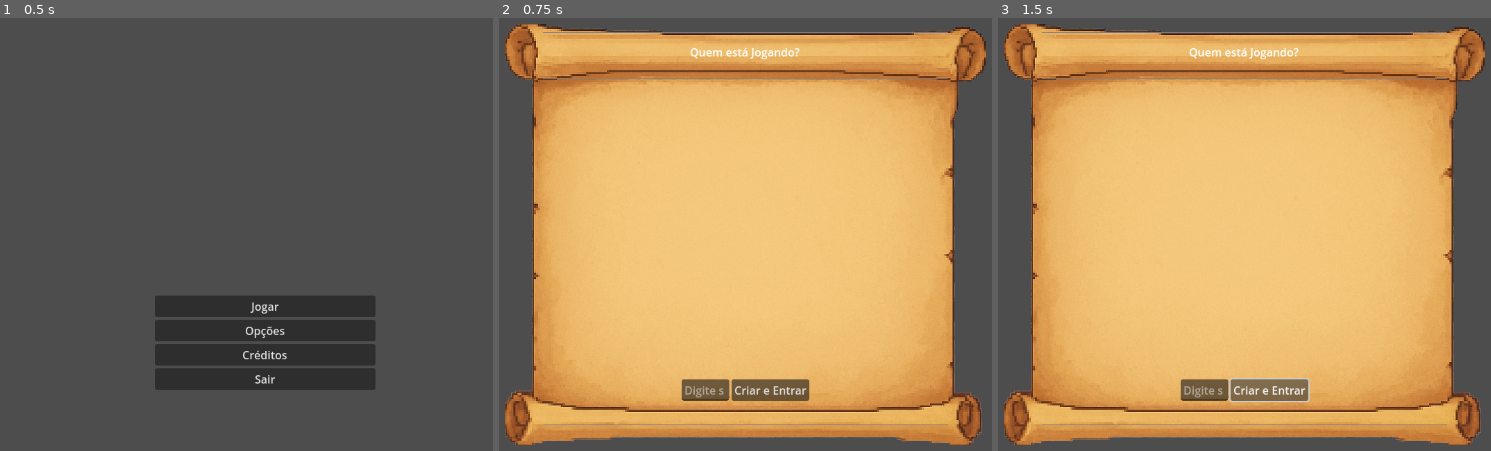
Above: before the commit, frames 1-3 (left to right).
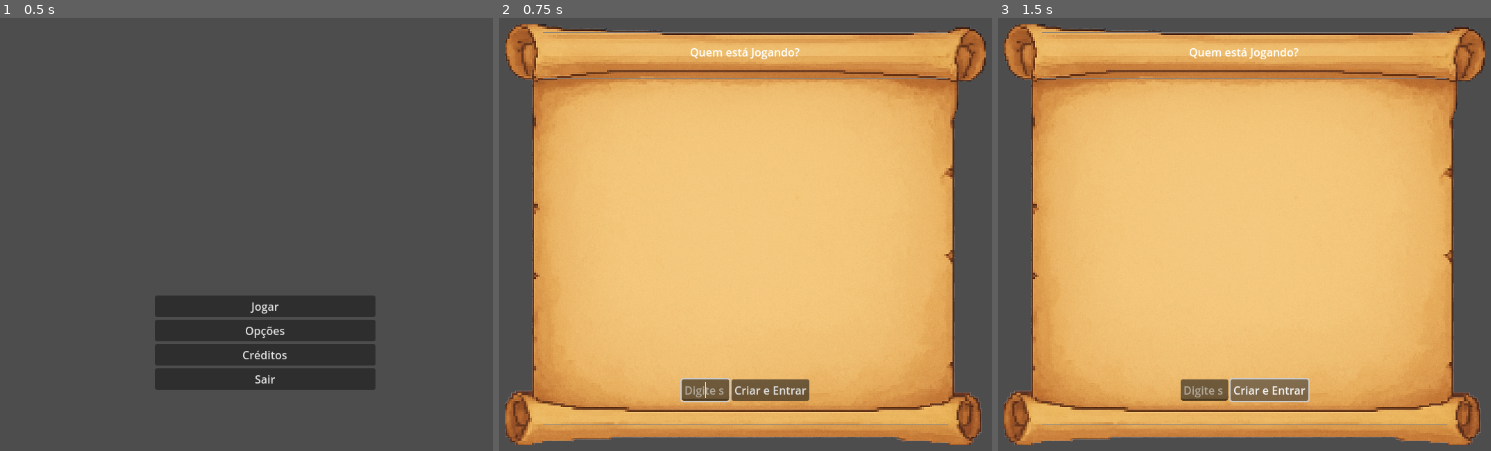
Above: after the commit, the same moments.

Repository: Edryck/Projeto-Integrador
Game: Godot game, scene res://scenes/UI/MainMenu.tscn
Same seed, same stepped clock (60 frames per second), same inputs: the game is played once before the commit and once after it.
Inputs:
- Up to frame 1 (0.5 s): no input
- Up to frame 2 (0.75 s): click "Jogar" at 0.5 s
- Up to frame 3 (1.5 s): click "Criar e Entrar" at 1.25 s

Frame 1 is identical in both runs. In frame 2, 0.1% of the frame differs, in the area x 36-48%, y 83-89%; in frame 3, nothing differs.
Error before the commit: Invalid access to property or key 'pressed' on a base object of type 'null instance'. (res://scripts/challenges/ChallengeBase.gd:28)

Commit message:
Correção de erros do menu inicial, seleção de jogador e mapa de fases

Diff:
--- a/data/levels/fases.json
+++ b/data/levels/fases.json
@@ -1,12 +1,10 @@
-# Modelo
 {
-	"fase_fases_da_lua": {
-		"title": "As Fases da Lua",
+	"fase_propriedade_fisica_dos_materiais": {
+		"title": "Propriedades Físicas dos Materiais",
 		"challenges": [
-			{ "type": "quiz", "id": "quiz_lua_cheia" },
-			{ "type": "relate", "id": "rel_lua_fases" },
-			{ "type": "quiz", "id": "quiz_lua_nova" },
-			{ "type": "dragdrop", "id": "dd_planetas_ordem" }
+			{ "type": "quiz", "id": "quiz_prop_fisicas_mat_1" },
+			{ "type": "quiz", "id": "quiz_prop_fisicas_mat_2" },
+			{ "type": "quiz", "id": "quiz_prop_fisicas_mat_3" }
 		]
 	}
 }
--- /dev/null
+++ b/data/player_saves/aluno_edryck.json
@@ -0,0 +1,8 @@
+{
+	"id": "1760457677.635_2375",
+	"name": "Edryck",
+	"progress": {
+
+	},
+	"total_score": 0
+}
--- a/project.godot
+++ b/project.godot
@@ -18,14 +18,4 @@
 
 GameManager="*res://scripts/game_management/GameManager.gd"
 FlowManager="*res://scripts/game_management/FlowManager.gd"
-DraggableItem="*res://scripts/components/DraggableItem.gd"
-DropZone="*res://scripts/components/DropZone.gd"
-ChallengeBase="*res://scripts/challenges/ChallengeBase.gd"
-DragDropChallenge="*res://scripts/challenges/DragDropChallenge.gd"
-QuizChallenge="*res://scripts/challenges/QuizChallenge.gd"
-RelateChallenge="*res://scripts/challenges/RelateChallenge.gd"
 ChallengeDataManager="*res://scripts/game_management/ChallengeDataManager.gd"
-RelateItem="*res://scripts/components/RelateItem.gd"
-WorldMap="*res://scripts/UI/WorldMap.gd"
-StudentSelection="*res://scripts/UI/StudentSelection.gd"
-MainMenu="*res://scripts/UI/MainMenu.gd"
--- a/scenes/challenges/ChallengeBase.tscn
+++ b/scenes/challenges/ChallengeBase.tscn
@@ -12,7 +12,7 @@
 grow_vertical = 2
 script = ExtResource("1_xetyg")
 
-[node name="ExternalMarginContainer" type="MarginContainer" parent="."]
+[node name="MarginContainer" type="MarginContainer" parent="."]
 layout_mode = 1
 anchors_preset = 15
 anchor_right = 1.0
@@ -24,26 +24,25 @@
 theme_override_constants/margin_right = 10
 theme_override_constants/margin_bottom = 10
 
-[node name="MenuButton" type="Button" parent="ExternalMarginContainer"]
-unique_name_in_owner = true
+[node name="MenuButton" type="Button" parent="MarginContainer"]
 layout_mode = 2
 size_flags_horizontal = 8
 size_flags_vertical = 0
 text = "Menu"
 
-[node name="InternalMarginContainer" type="MarginContainer" parent="ExternalMarginContainer"]
+[node name="MarginContainer" type="MarginContainer" parent="MarginContainer"]
 layout_mode = 2
 theme_override_constants/margin_left = 150
 theme_override_constants/margin_top = 20
 theme_override_constants/margin_right = 150
 theme_override_constants/margin_bottom = 20
 
-[node name="BackGround" type="TextureRect" parent="ExternalMarginContainer/InternalMarginContainer"]
+[node name="BackGround" type="TextureRect" parent="MarginContainer/MarginContainer"]
 layout_mode = 2
 texture = ExtResource("2_8jpql")
 expand_mode = 1
 
-[node name="MarginContainer" type="MarginContainer" parent="ExternalMarginContainer/InternalMarginContainer/BackGround"]
+[node name="MarginContainer" type="MarginContainer" parent="MarginContainer/MarginContainer/BackGround"]
 layout_mode = 1
 anchors_preset = 15
 anchor_right = 1.0
@@ -55,36 +54,34 @@
 theme_override_constants/margin_right = 75
 theme_override_constants/margin_bottom = 15
 
-[node name="HBoxContainer" type="HBoxContainer" parent="ExternalMarginContainer/InternalMarginContainer/BackGround/MarginContainer"]
+[node name="HBoxContainer" type="HBoxContainer" parent="MarginContainer/MarginContainer/BackGround/MarginContainer"]
 layout_mode = 2
 
-[node name="VBoxContainer" type="VBoxContainer" parent="ExternalMarginContainer/InternalMarginContainer/BackGround/MarginContainer/HBoxContainer"]
+[node name="VBoxContainer" type="VBoxContainer" parent="MarginContainer/MarginContainer/BackGround/MarginContainer/HBoxContainer"]
 layout_mode = 2
 size_flags_horizontal = 3
 
-[node name="MissionTitleLabel" type="Label" parent="ExternalMarginContainer/InternalMarginContainer/BackGround/MarginContainer/HBoxContainer/VBoxContainer"]
+[node name="MissionTitleLabel" type="Label" parent="MarginContainer/MarginContainer/BackGround/MarginContainer/HBoxContainer/VBoxContainer"]
 layout_mode = 2
 horizontal_alignment = 1
 vertical_alignment = 1
 
-[node name="HSeparator" type="HSeparator" parent="ExternalMarginContainer/InternalMarginContainer/BackGround/MarginContainer/HBoxContainer/VBoxContainer"]
+[node name="HSeparator" type="HSeparator" parent="MarginContainer/MarginContainer/BackGround/MarginContainer/HBoxContainer/VBoxContainer"]
 custom_minimum_size = Vector2(0, 30)
 layout_mode = 2
 
-[node name="InstructionsLabel" type="Label" parent="ExternalMarginContainer/InternalMarginContainer/BackGround/MarginContainer/HBoxContainer/VBoxContainer"]
+[node name="InstructionsLabel" type="Label" parent="MarginContainer/MarginContainer/BackGround/MarginContainer/HBoxContainer/VBoxContainer"]
 layout_mode = 2
 
-[node name="HSeparator2" type="HSeparator" parent="ExternalMarginContainer/InternalMarginContainer/BackGround/MarginContainer/HBoxContainer/VBoxContainer"]
+[node name="HSeparator2" type="HSeparator" parent="MarginContainer/MarginContainer/BackGround/MarginContainer/HBoxContainer/VBoxContainer"]
 custom_minimum_size = Vector2(0, 25)
 layout_mode = 2
 
-[node name="ChallengeContentContainer" type="PanelContainer" parent="ExternalMarginContainer/InternalMarginContainer/BackGround/MarginContainer/HBoxContainer/VBoxContainer"]
+[node name="ChallengeContentContainer" type="PanelContainer" parent="MarginContainer/MarginContainer/BackGround/MarginContainer/HBoxContainer/VBoxContainer"]
 layout_mode = 2
 size_flags_vertical = 3
 size_flags_stretch_ratio = 5.0
 
-[node name="ProgressBar" type="ProgressBar" parent="ExternalMarginContainer/InternalMarginContainer/BackGround/MarginContainer/HBoxContainer/VBoxContainer"]
+[node name="ProgressBar" type="ProgressBar" parent="MarginContainer/MarginContainer/BackGround/MarginContainer/HBoxContainer/VBoxContainer"]
 layout_mode = 2
 size_flags_vertical = 10
-
-[connection signal="pressed" from="ExternalMarginContainer/MenuButton" to="." method="_on_menu_button_pressed"]
--- a/scenes/challenges/DragDropChallenge.tscn
+++ b/scenes/challenges/DragDropChallenge.tscn
@@ -1,10 +1,8 @@
-[gd_scene load_steps=3 format=3 uid="uid://dk2n0wrnsdld2"]
+[gd_scene load_steps=2 format=3 uid="uid://dy4v7qjq1yrw0"]
 
 [ext_resource type="PackedScene" uid="uid://cm5575sipopee" path="res://scenes/challenges/ChallengeBase.tscn" id="1_85mbx"]
-[ext_resource type="Script" uid="uid://dqynq2sji5ktj" path="res://scripts/challenges/DragDropChallenge.gd" id="2_u4f5d"]
 
 [node name="ChallengeBase" instance=ExtResource("1_85mbx")]
-script = ExtResource("2_u4f5d")
 
 [node name="DraggableItemsContainer" type="HBoxContainer" parent="MarginContainer/MarginContainer/BackGround/MarginContainer/HBoxContainer/VBoxContainer/ChallengeContentContainer" index="0"]
 unique_name_in_owner = true
--- a/scenes/challenges/QuizChallenge.tscn
+++ b/scenes/challenges/QuizChallenge.tscn
@@ -1,34 +1,32 @@
-[gd_scene load_steps=3 format=3 uid="uid://bp1hl3x77i6kp"]
+[gd_scene load_steps=2 format=3 uid="uid://w35o4d4qix21"]
 
-[ext_resource type="PackedScene" uid="uid://cm5575sipopee" path="res://scenes/challenges/ChallengeBase.tscn" id="1_m5lwl"]
-[ext_resource type="Script" uid="uid://bpu5unsw6fect" path="res://scripts/challenges/QuizChallenge.gd" id="2_ytub7"]
+[ext_resource type="PackedScene" uid="uid://cm5575sipopee" path="res://scenes/challenges/ChallengeBase.tscn" id="1_adb7o"]
 
-[node name="ChallengeBase" instance=ExtResource("1_m5lwl")]
-script = ExtResource("2_ytub7")
+[node name="ChallengeBase" instance=ExtResource("1_adb7o")]
 
-[node name="MarginContainer" type="MarginContainer" parent="MarginContainer/MarginContainer/BackGround/MarginContainer/HBoxContainer/VBoxContainer/ChallengeContentContainer" index="0"]
+[node name="MarginContainer2" type="MarginContainer" parent="MarginContainer/MarginContainer/BackGround/MarginContainer/HBoxContainer/VBoxContainer/ChallengeContentContainer" index="0"]
 layout_mode = 2
 theme_override_constants/margin_left = 10
 theme_override_constants/margin_top = 10
 theme_override_constants/margin_right = 10
 theme_override_constants/margin_bottom = 10
 
-[node name="QuestionLabel" type="RichTextLabel" parent="MarginContainer/MarginContainer/BackGround/MarginContainer/HBoxContainer/VBoxContainer/ChallengeContentContainer/MarginContainer" index="0"]
+[node name="QuestionLabel" type="RichTextLabel" parent="MarginContainer/MarginContainer/BackGround/MarginContainer/HBoxContainer/VBoxContainer/ChallengeContentContainer/MarginContainer2" index="0"]
 unique_name_in_owner = true
 layout_mode = 2
 size_flags_vertical = 0
 
-[node name="OptionsContainer" type="VBoxContainer" parent="MarginContainer/MarginContainer/BackGround/MarginContainer/HBoxContainer/VBoxContainer/ChallengeContentContainer/MarginContainer" index="1"]
+[node name="OptionsContainer" type="VBoxContainer" parent="MarginContainer/MarginContainer/BackGround/MarginContainer/HBoxContainer/VBoxContainer/ChallengeContentContainer/MarginContainer2" index="1"]
 unique_name_in_owner = true
 layout_mode = 2
 alignment = 1
 
-[node name="ConfirmButton" type="Button" parent="MarginContainer/MarginContainer/BackGround/MarginContainer/HBoxContainer/VBoxContainer/ChallengeContentContainer/MarginContainer" index="2"]
+[node name="ConfirmButton" type="Button" parent="MarginContainer/MarginContainer/BackGround/MarginContainer/HBoxContainer/VBoxContainer/ChallengeContentContainer/MarginContainer2" index="2"]
 unique_name_in_owner = true
 layout_mode = 2
 size_flags_vertical = 8
 text = "Confirmar Resposta"
 
-[node name="FeedbackLabel" type="Label" parent="MarginContainer/MarginContainer/BackGround/MarginContainer/HBoxContainer/VBoxContainer/ChallengeContentContainer/MarginContainer" index="3"]
+[node name="FeedbackLabel" type="Label" parent="MarginContainer/MarginContainer/BackGround/MarginContainer/HBoxContainer/VBoxContainer/ChallengeContentContainer/MarginContainer2" index="3"]
 unique_name_in_owner = true
 layout_mode = 2
--- a/scripts/UI/MainMenu.gd
+++ b/scripts/UI/MainMenu.gd
@@ -6,10 +6,7 @@
 @onready var quit_button: Button = %QuitButton
 
 func _ready():
-	# Conecta os sinais dos botões às funções.
-	play_button.pressed.connect(_on_play_button_pressed)
-	options_button.pressed.connect(_on_options_button_pressed)
-	quit_button.pressed.connect(_on_quit_button_pressed)
+	pass
 
 func _on_play_button_pressed():
 	# Muda para a cena de seleção de aluno.
--- a/scripts/UI/StudentSelection.gd
+++ b/scripts/UI/StudentSelection.gd
@@ -1,19 +1,29 @@
 # StudentSelection.gd
 extends Control
 
-# Referências para os nós que vamos manipular
-@onready var student_list_container: VBoxContainer = %StudentListContainer
-@onready var new_student_input: LineEdit = %NewStudentInput
-@onready var create_button: Button = %CreateStudentButton
-@onready var feedback_label: Label = %FeedbackLabel
+## Remove as referências @onready e busca os nós manualmente
+var student_list_container: VBoxContainer
+var new_student_input: LineEdit
+var create_button: Button
+var feedback_label: Label
 
 
 func _ready():
+	# Busca os nós manualmente
+	student_list_container = find_child("StudentListContainer", true, false)
+	new_student_input = find_child("NewStudentInput", true, false)
+	create_button = find_child("CreateStudentButton", true, false)
+	feedback_label = find_child("FeedbackLabel", true, false)
+
+	# Verifica se todos os nós foram encontrados
+	if not student_list_container:
+		printerr("ERRO CRÍTICO: StudentListContainer não encontrado!")
+		print("Árvore da cena:")
+		print_tree_pretty()
+		return
 	# Assim que a cena carregar, preenche a lista com os alunos existentes
 	_populate_student_list()
 
-	# Conecta o sinal do botão de criar. Isso também pode ser feito pelo editor.
-	create_button.pressed.connect(_on_create_student_button_pressed)
 	# Foca no campo de texto para o jogador já poder digitar
 	new_student_input.grab_focus()
 
@@ -45,31 +55,38 @@
 
 # Chamado quando o botão "Criar e Entrar" é pressionado
 func _on_create_student_button_pressed():
-	var student_name = new_student_input.text.strip_edges() # strip_edges() remove espaços em branco
+	print("=== DEBUG ===")
+	print("feedback_label é válido:", is_instance_valid(feedback_label))
+	print("new_student_input é válido:", is_instance_valid(new_student_input))
+	print("create_button é válido:", is_instance_valid(create_button))
+	# Busca os nós novamente para garantir que estão válidos
+	var current_feedback_label = find_child("FeedbackLabel", true, false)
+	var current_new_student_input = find_child("NewStudentInput", true, false)
+
+	var student_name = current_new_student_input.text.strip_edges() if current_new_student_input else ""
 
 	if student_name.is_empty():
-		feedback_label.text = "O nome não pode estar em branco."
+		if current_feedback_label:
+			current_feedback_label.text = "O nome não pode estar em branco."
 		return
 
-	# A função create_new_student_profile retorna 'true' se for sucesso
 	if GameManager.create_new_student_profile(student_name):
-		feedback_label.text = str("Bem-vindo(a), ", student_name, "!")
-		new_student_input.clear()
-		_populate_student_list() # Atualiza a lista para mostrar o novo aluno
-		# Opcional: já logar com o aluno recém-criado
-		_on_student_button_pressed(student_name)
+		if current_feedback_label:
+			current_feedback_label.text = str("Bem-vindo(a), ", student_name, "!")
+		if current_new_student_input:
+			current_new_student_input.clear()
+		_populate_student_list()
+		# _on_student_button_pressed(student_name)
 	else:
-		feedback_label.text = "Este nome já existe. Tente outro."
-
+		if current_feedback_label:
+			current_feedback_label.text = "Este nome já existe. Tente outro."
 
 # Chamado quando um dos botões de aluno (da lista) é pressionado
 func _on_student_button_pressed(student_name: String):
-	feedback_label.text = str("Carregando perfil de ", student_name, "...")
+	print("Tentando carregar estudante: ", student_name)
 
-	# Carrega os dados do aluno no GameManager
 	if GameManager.load_student_profile(student_name):
-		# Se carregou com sucesso, vai para o mapa
-		get_tree().change_scene_to_file("res://scenes/menus/WorldMap.tscn")
+		print("Estudante carregado com sucesso, indo para o mapa...")
+		get_tree().change_scene_to_file("res://scenes/UI/WorldMap.tscn")
 	else:
-		# Isso não deveria acontecer se o botão foi criado corretamente, mas é bom ter
-		feedback_label.text = str("Erro ao carregar o perfil de ", student_name, ".")
+		printerr("FALHA ao carregar estudante: ", student_name)
--- a/scripts/UI/WorldMap.gd
+++ b/scripts/UI/WorldMap.gd
@@ -1,22 +1,20 @@
 # WorldMap.gd
 extends Control
 
-@onready var student_name_label: Label = $StudentHUD/HBoxContainer/StudentNameLabel
-@onready var score_label: Label = $StudentHUD/HBoxContainer/ScoreLabel
-@onready var theme_title_label: Label = %ThemeTitleLabel
-@onready var theme_viewer: Control = %ThemeViewer
-@onready var previous_button: Button = %PreviousThemeButton
-@onready var next_button: Button = %NextThemeButton
+var student_name_label: Label
+var score_label: Label
+var theme_title_label: Label
+var theme_viewer: Control
+var previous_button: TextureButton
+var next_button: TextureButton
 
 # Vamos guardar nossos temas em um array para facilitar a navegação
 var themes: Array = []
 var current_theme_index: int = 0
 
 func _ready():
-	# Conecta os sinais dos botões de navegação
-	previous_button.pressed.connect(_on_previous_theme_pressed)
-	next_button.pressed.connect(_on_next_theme_pressed)
-
+	# Busca os nós
+	_find_all_nodes()
 	# Pega todos os nós de tema (filhos do ThemeViewer) e os coloca no nosso array
 	for theme_node in theme_viewer.get_children():
 		themes.append(theme_node)
@@ -30,10 +28,25 @@
 	update_student_info()
 	_update_theme_display()
 
+func _find_all_nodes():
+	student_name_label = find_child("StudentNameLabel", true, false)
+	score_label = find_child("ScoreLabel", true, false)
+	theme_title_label = find_child("ThemeTitleLabel", true, false)
+	theme_viewer = find_child("ThemeViewer", true, false)
+	previous_button = find_child("PreviousThemeButton", true, false)
+	next_button = find_child("NextThemeButton", true, false)
+
+	# Se ainda não encontrou, tenta caminhos alternativos
+	if not theme_viewer:
+		theme_viewer = $StudentHUD/HBoxContainer/ThemeViewer if has_node("StudentHUD/HBoxContainer/ThemeViewer") else null
+	if not previous_button:
+		previous_button = $StudentHUD/HBoxContainer/Background/PreviousThemeButton if has_node("StudentHUD/HBoxContainer/Background/PreviousThemeButton") else null
+	if not next_button:
+		next_button = $StudentHUD/HBoxContainer/Background/NextThemeButton if has_node("StudentHUD/HBoxContainer/Background/NextThemeButton") else null
 
 # Atualiza a UI com os dados do aluno que fez "login"
 func update_student_info():
-	if GameManager.current_student:
+	if GameManager.current_player:
 		student_name_label.text = "Aluno: " + GameManager.current_player.student_name
 		score_label.text = "Pontuação: " + str(GameManager.current_player.total_score)
 
--- a/scripts/challenges/ChallengeBase.gd
+++ b/scripts/challenges/ChallengeBase.gd
@@ -19,27 +19,24 @@
 var _start_time: float = 0.0
 
 func _ready():
-	# Vamos tentar encontrar o nó "MenuButton" de uma forma mais robusta.
-	# A função find_child procura recursivamente por um nó com este nome.
+	# Encontra os nós usando caminhos mais específicos
 	mission_title_label = find_child("MissionTitleLabel", true, false)
 	instructions_label = find_child("InstructionsLabel", true, false)
 	progress_bar = find_child("ProgressBar", true, false)
 	challenge_content_container = find_child("ChallengeContentContainer", true, false)
-	menu_button.pressed.connect(_on_menu_button_pressed)
 
-	# Agora, verificamos se o nó foi encontrado ANTES de tentar usá-lo.
-	if is_instance_valid(menu_button):
-		# Se encontrou, conecta o sinal.
+	# Tenta encontrar o MenuButton de forma mais robusta
+	menu_button = find_child("MenuButton", true, false)
+	if not menu_button:
+		# Procura em caminhos alternativos
+		menu_button = $VBoxContainer/MenuButton if has_node("VBoxContainer/MenuButton") else null
+
+	if menu_button:
 		print("SUCESSO: Nó 'MenuButton' encontrado em ", name)
 		menu_button.pressed.connect(_on_menu_button_pressed)
 	else:
-		# Se NÃO encontrou, este bloco será executado.
-		printerr("FALHA CRÍTICA: Nó 'MenuButton' NÃO foi encontrado na cena '", name, "'.")
-
-		# Esta função mágica vai imprimir a árvore de nós exata como ela está no jogo.
-		print("--- Imprimindo a árvore de nós atual para depuração ---")
+		printerr("FALHA: MenuButton não encontrado")
 		print_tree_pretty()
-		print("------------------ Fim da Árvore ------------------")
 
 # Métodos Virtuais (Implementados pelas classes filhas)
 # Carrega os dados específicos do desafio (do JSON)
--- a/scripts/challenges/DragDropChallenge.gd
+++ b/scripts/challenges/DragDropChallenge.gd
@@ -30,11 +30,15 @@
 	_placed_correctly_count = 0
 
 	if data.has("background_image_path"):
-		background_texture_rect.texture = load(data["background_image_path"])
+		var bg_texture = load(data["background_image_path"])
+		if bg_texture:
+			background_texture_rect.texture = bg_texture
 
 	# Limpa contêineres
-	for child in drag_items_container.get_children(): child.queue_free()
-	for child in drop_areas_container.get_children(): child.queue_free()
+	for child in drag_items_container.get_children():
+		child.queue_free()
+	for child in drop_areas_container.get_children():
+		child.queue_free()
 
 	# Cria itens arrastáveis
 	for item_data in _items_to_drag:
--- a/scripts/game_management/ChallengeDataManager.gd
+++ b/scripts/game_management/ChallengeDataManager.gd
@@ -9,10 +9,10 @@
 func _ready():
 	# Na versão final, seria carregado os JSONs aqui
 	# Por enquanto, vamos simular com os dados direto no script
-	fases_data = carregar_json("res://data/fases.json")
-	quiz_data = carregar_json("res://data/quiz.json")
-	relate_data = carregar_json("res://data/relate.json")
-	dragdrop_data = carregar_json("res://data/dragdrop.json")
+	fases_data = carregar_json("res://data/levels/fases.json")
+	quiz_data = carregar_json("res://data/levels/quiz.json")
+	relate_data = carregar_json("res://data/levels/relate.json")
+	dragdrop_data = carregar_json("res://data/levels/dragdrop.json")
 
 # Função para carregar e parsear um arquivo JSON
 func carregar_json(path: String) -> Dictionary:
--- a/scripts/game_management/FlowManager.gd
+++ b/scripts/game_management/FlowManager.gd
@@ -4,9 +4,7 @@
 # Caminhos das cenas
 # Cenas principais
 const SCENE_MAIN_MENU = "res://scenes/UI/MainMenu.tscn"
-const SCENE_PLAYER_LOGIN = "res://scenes/GameFlow/PlayerLogin.tscn"
-const SCENE_WORLD_MAP = "res://scenes/GameFlow/WorldMap.tscn"
-const SCENE_TEACHER_DASHBOARD = "res://scenes/GameFlow/TeacherDashboard.tscn"
+const SCENE_WORLD_MAP = "res://scenes/UI/WorldMap.tscn"
 
 # Dicionário para mapear IDs de fases e seus caminhos de cena
 var level_scene_paths: Dictionary = {
@@ -46,14 +44,8 @@
 func goto_main_menu() -> void:
 	change_scene(SCENE_MAIN_MENU)
 
-func goto_player_login() -> void:
-	change_scene(SCENE_PLAYER_LOGIN)
-
 func goto_world_map() -> void:
 	change_scene(SCENE_WORLD_MAP)
-
-func goto_teacher_dashboard() -> void:
-	change_scene(SCENE_TEACHER_DASHBOARD)
 
 # Método para carregar um cena de fase dinamicamente pelo ID
 func goto_level(level_id: String) -> void:
--- a/scripts/game_management/GameManager.gd
+++ b/scripts/game_management/GameManager.gd
@@ -201,21 +201,17 @@
 	challenge_scene.setup_challenge(challenge_data)
 	challenge_index += 1
 
-func _on_challenge_finished(id, score, is_success, additional_data, container_node: Node):
-	print(str("Desafio ", id, " finalizado!"))
+func _on_challenge_finished(id: String, score: int, is_success: bool, additional_data: Dictionary):
+	print("Desafio ", id, " finalizado!")
 
 	# Atualiza o progresso do aluno
-	# O 'id' aqui pode ser o id da FASE, não do mini-desafio.
-	# Precisará ajustar como o progresso é salvo (por fase ou por mini-desafio).
-	# update_phase_progress(...)
-	var challenge_node = current_challenge_node as ChallengeBase
-	if challenge_node:
+	if current_player:
 		update_phase_progress(
 			current_phase_id,
 			score,
 			is_success,
-			challenge_node._attempts,
-			challenge_node._time_spent,
+			current_challenge_node._attempts if current_challenge_node else 0,
+			current_challenge_node._time_spent if current_challenge_node else 0.0,
 			additional_data
 		)
 
@@ -259,4 +255,4 @@
 	challenge_index = 0
 
 	# Volta para a cena do mapa
-	get_tree().change_scene_to_file("res://scenes/menus/WorldMap.tscn")
+	get_tree().change_scene_to_file("res://scenes/UI/WorldMap.tscn")
Not shown: 1 places in scenes/challenges/RelateChallenge.tscn that only renumber resources
